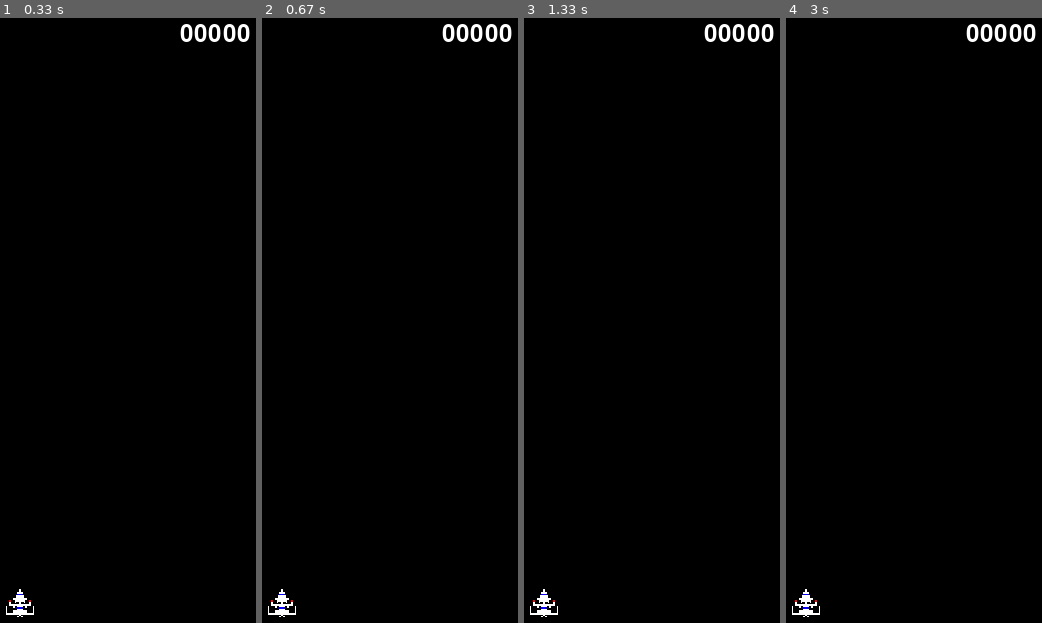
Above: before the commit, frames 1-4 (left to right).
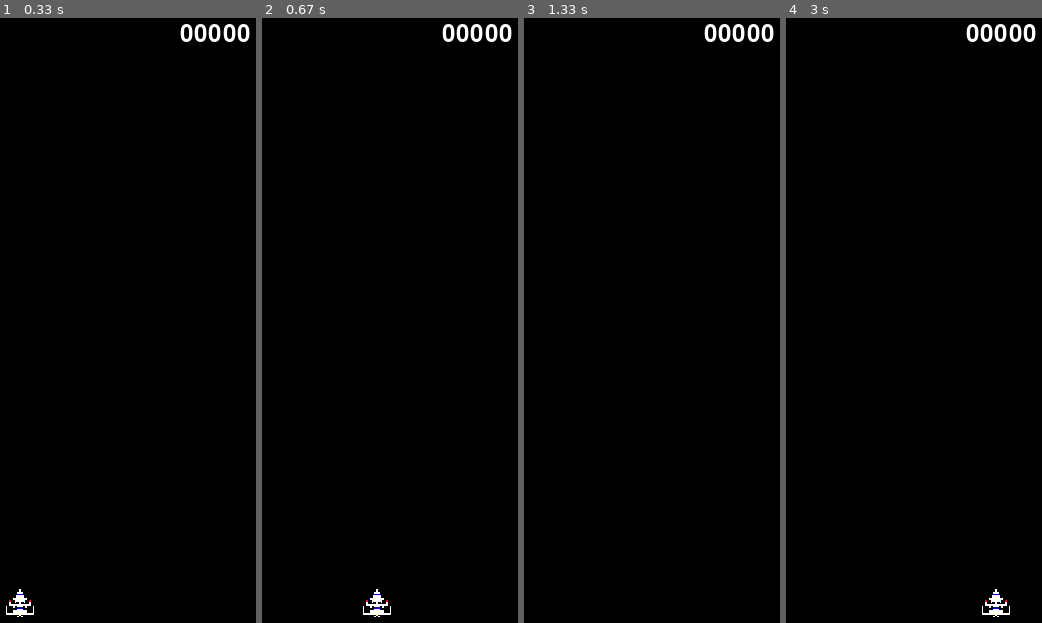
Above: after the commit, the same moments.

Repository: GobbieStyle/ice.programming.pygame
Game: pygame game, started from pygameMission19-3.py
Same seed, same stepped clock (60 frames per second), same inputs: the game is played once before the commit and once after it.
Inputs:
- Up to frame 1 (0.33 s): no input
- Up to frame 2 (0.67 s): hold Right from 0.33 s (still down)
- Up to frame 3 (1.33 s): release Right at 0.8 s; hold Right 0.83-1.3 s
- Up to frame 4 (3 s): hold Left 1.33-1.87 s; hold Left 1.9-2.3 s; hold Right 2.33-2.97 s

Frame 1 is identical in both runs. In frame 2, 0.4% of the frame differs, in the area x 2-51%, y 94-100%; in frame 3, 0.2%; in frame 4, 0.4%.

Commit message:
Upload Source Code: pygameMission19-3

Diff:
--- a/pygameMission19-3.py
+++ b/pygameMission19-3.py
@@ -1,6 +1,6 @@
 import sys
 import pygame
-from pygame.locals import QUIT, Rect
+from pygame.locals import QUIT, Rect, KEYUP, KEYDOWN, K_LEFT, K_RIGHT
 
 pygame.init()
 
@@ -28,8 +28,27 @@
     def draw(self):
         SCREEN.blit(self.image, Rect(self.x, self.y, self.width, self.height))
 
+def key_event(keymap, ship):
+    for event in pygame.event.get():
+        if event.type == QUIT:
+            pygame.quit()
+            sys.exit()
+
+        elif event.type == KEYDOWN:
+            if not event.key in keymap:
+                keymap.append(event.key)
+
+        elif event.type == KEYUP:
+            keymap.remove(event.key)
+
+    if K_LEFT in keymap:
+        ship.x -= 5
+    if K_RIGHT in keymap:
+        ship.x += 5
+
 def main():
     ship = Ship()
+    keymap = []
 
     score = 0
     scoreFont = pygame.font.SysFont(None, 36)
@@ -39,10 +58,7 @@
 
         ship.draw()
 
-        for event in pygame.event.get():
-            if event.type == QUIT:
-                pygame.quit()
-                sys.exit()
+        key_event(keymap, ship)
 
         score_str = str(score).zfill(5)
         score_view = scoreFont.render(score_str, True, WHITE)
